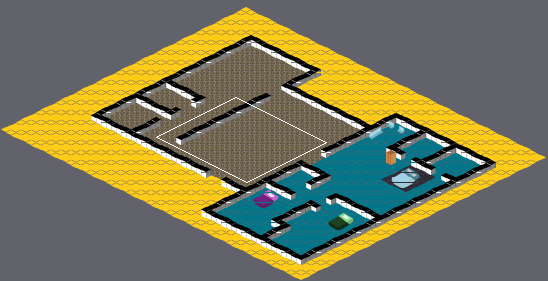
An edit to a level. Tiled map, melonJS/examples/isometric_rpg/data/map/floorplan2.tmx. The first picture is a wide view before the edit; the outline marks the close-up.
Close-up. Earlier state:
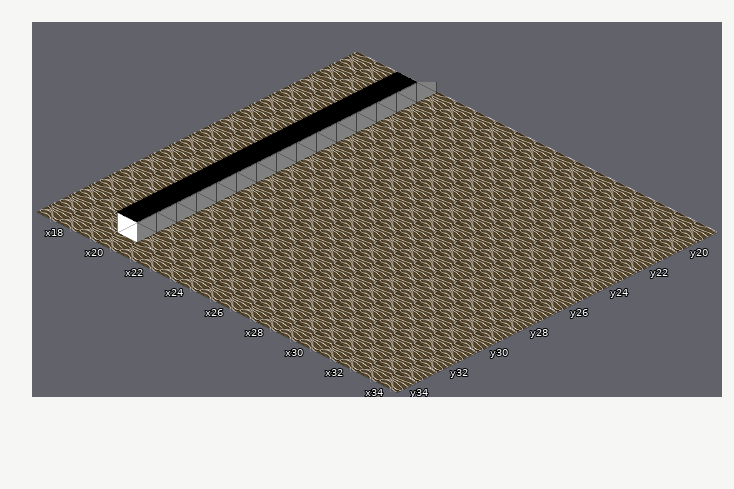
Cells are 64x32 px. Isometric: x runs down to the right, y down to the left. Shown: x 17..34, y 19..34. The commit also changed other parts of the map, which this record leaves out.
After:
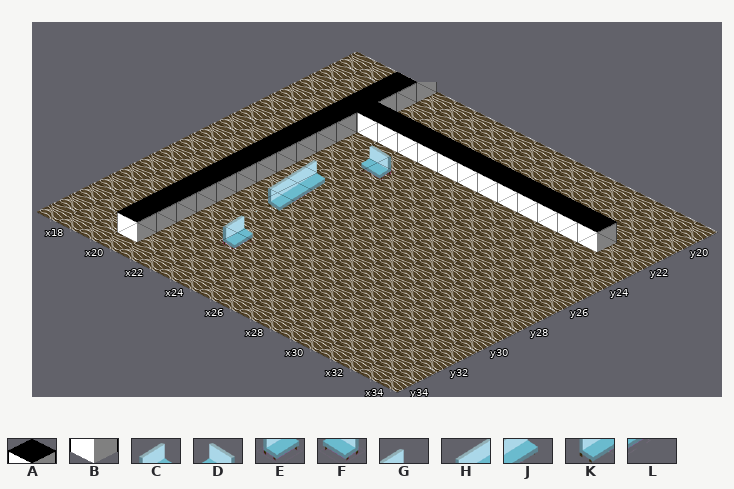
Key: from "block": A 0, B 1; from "sofaimages": C 0, D 1, E 2, F 3, G 7, H 8, J 9, K 10, L 11.
_ is an empty cell, . an unchanged one.
Difference:
--- layer "level 2"
@@ x 21..32 @@
-22 ____________
+22 BBBBBBBBBBBB
@@ x 23..23 @@
-24 _
+24 F
@@ x 22..23 @@
-26 _.
-27 ._
-28 _.
+26 J.
+27 .L
+28 K.
@@ x 23..23 @@
-31 _
+31 E
--- layer "level 3"
@@ x 20..31 @@
-21 ____________
+21 AAAAAAAAAAAA
@@ x 22..22 @@
-23 _
+23 D
@@ x 21..21 @@
-25 _
+25 G
@@ x 21..21 @@
-27 _
+27 H
@@ x 22..22 @@
-30 _
+30 C
